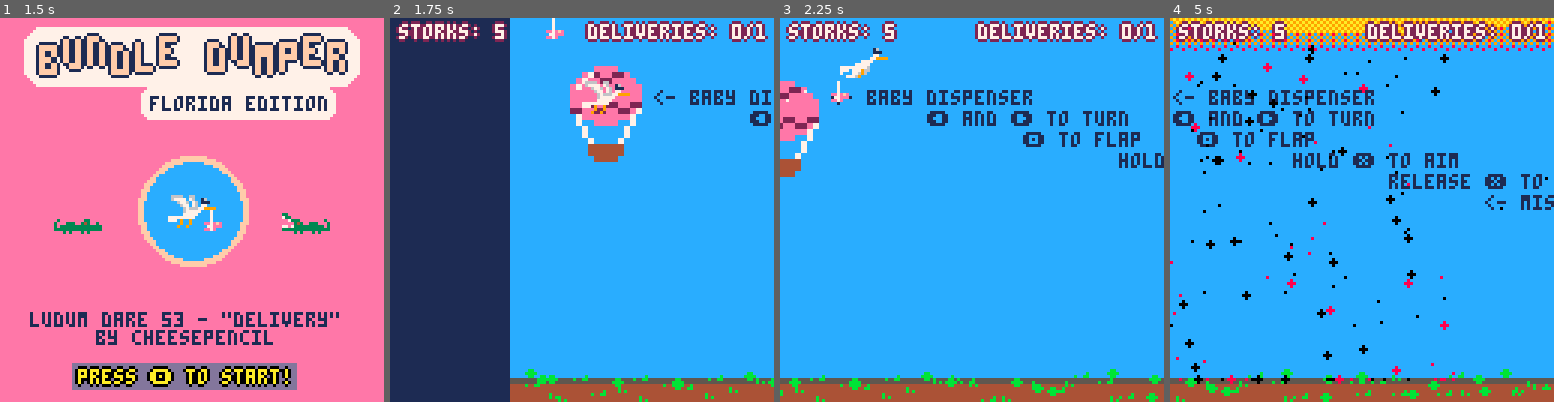
Above: before the commit, frames 1-4 (left to right).
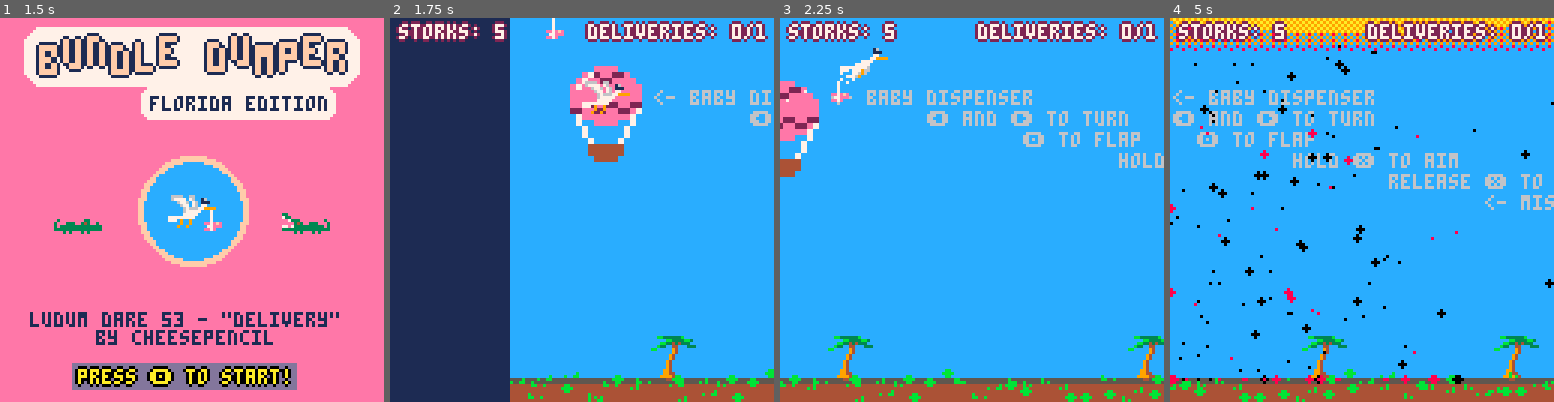
Above: after the commit, the same moments.

Repository: cheesepencil/ld53
Game: PICO-8 cartridge ld53.p8
Same seed, same stepped clock (60 frames per second), same inputs: the game is played once before the commit and once after it.
Inputs:
- Up to frame 1 (1.5 s): tap X (X key) at 0.33, 1.07 s; tap O (Z key) at 0.7 s
- Up to frame 2 (1.75 s): hold Right from 1.6 s (still down); tap O (Z key) at 1.7 s
- Up to frame 3 (2.25 s): tap X (X key) at 1.85 s; release Right at 2.1 s; tap O (Z key) at 2.1 s; hold Up from 2.15 s (still down)
- Up to frame 4 (5 s): release Up at 2.42 s; hold Right 2.47-3.03 s; tap O (Z key) every 0.4 s from 2.5 to 4.9 s; tap X (X key) at 2.97, 4.08 s; hold Left 3.08-3.58 s; hold Down 3.63-3.97 s; hold Right 4.02-4.68 s; hold Up from 4.73 s (still down)

Frame 1 is identical in both runs. In frame 2, 2.1% of the frame differs, in the area x 31-100%, y 18-100%; in frame 3, 4.7%; in frame 4, 9.5%, in the area x 0-100%, y 6-100%.

Commit message:
world and tut improvements

Diff:
--- a/tutorial_text.lua
+++ b/tutorial_text.lua
@@ -4,7 +4,7 @@
 
 function _tutorial_text(text, min_x, y, cam)
     local x = cam.x + 1 > min_x and cam.x + 1 or min_x
-    print(text, x, y, 1)
+    print(text, x, y, 6)
 end
 
 function _tutorial_draw(tutorial, cam)
@@ -23,9 +23,9 @@
         tut_count += 1
     end
 
-    print("avoid drones", 128 * 3 - 72 - 24, 72, 1)
-    print("and other hazards", 128 * 3 - 72 - 24, 79, 1)
-    print("deliver baby here ->", 128 * 3 - 100 - 10, 110)
+    print("avoid drones", 128 * 3 - 72 - 24, 72, 6)
+    print("and other hazards", 128 * 3 - 72 - 24, 79, 6)
+    print("deliver baby here ->", 128 * 3 - 100 - 10, 110, 6)
 end
 
 function make_tutorial_text()
--- a/world.lua
+++ b/world.lua
@@ -22,9 +22,14 @@
     -- grass
     rectfill(0, world.ground_level, world.width, world.ground_level + 1, 5)
 
+    -- trees
+    for tree in all(world.trees) do
+        spr(32, tree.x, tree.y, 2, 2, tree.flip)
+    end
+
     -- shrubs
     for shrub in all(world.shrubs) do
-        spr(shrub.sprite, shrub.x, shrub.y)
+        spr(shrub.sprite, shrub.x, shrub.y, 1, 1, shrub.flip)
     end
 
     -- goal
@@ -42,14 +47,16 @@
     end
 end
 
-function make_world(width, height, seed)
-    srand(seed)
+function make_world(width, seed)
+    printh(seed)
+    srand(nil)
     local world = {
         width = width or 128 * 3, -- multiples of 128 please! 384 min
         height = height or 128,
         ground_level = 120,
         shrubs = {},
         goals = {},
+        trees = {},
         successes = 0,
     }
 
@@ -64,12 +71,23 @@
         })
     end
 
+    srand(seed and seed + 3.333 or 4.333)
+    local tree_count = flr(world.width / 128) * 2
+    for i = 1, tree_count do
+        add(world.trees, {
+            x = i * 64 + (18 * rnd({1, -1})),
+            y = world.ground_level - 15,
+            flip = rnd({true, false})
+        })
+    end
+
     if DEBUG then
         for goal in all(world.goals) do
             printh("goal at: " .. goal.x)
         end
     end
 
+    srand(seed)
     local shrub_count = world.width // 8
     for i = 1, shrub_count + 1 do
         for j = 1, 2 do
@@ -77,7 +95,7 @@
                 sprite = rnd({5, 20, 21}),
                 x = ((i - 1) * 8) + flr(rnd(5)) * rnd({-1, 1}),
                 y = (world.ground_level - 8) + flr(rnd(9)),
-                rnd({true, false})
+                flip = rnd({true, false})
             })
         end
     end
